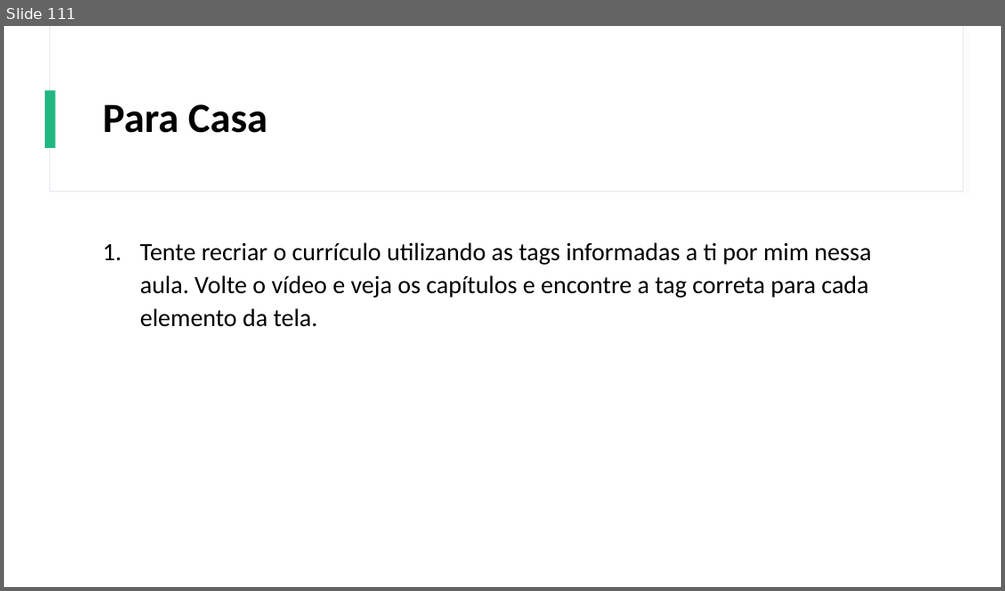
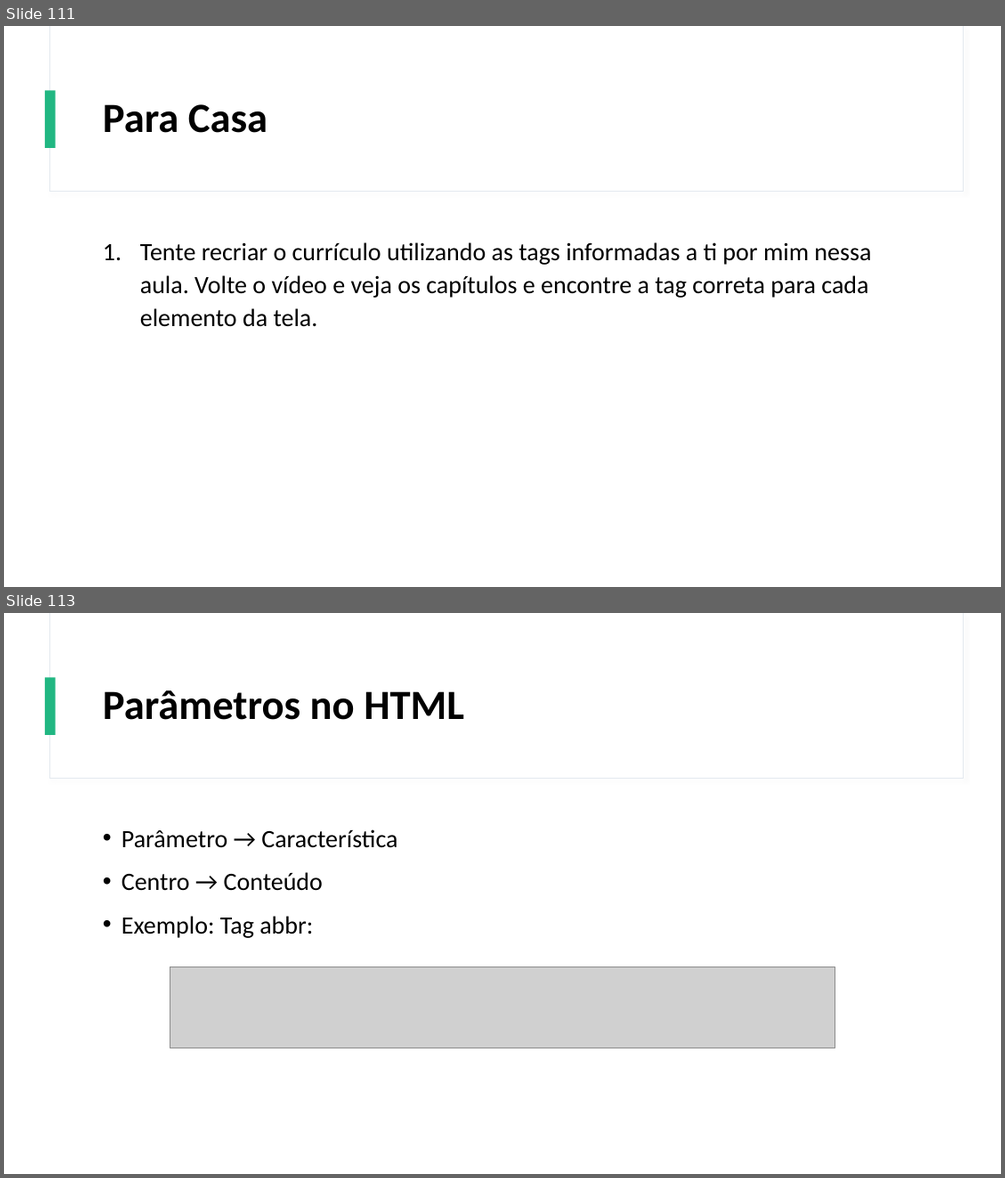
Before and after one commit to Gustavo6401/CursoHTMLCSS, a slide deck: Power Point/Curso de HTML e CSS.pptx. Shown one above the other, each under a label of ours: slide 111 before the commit, slides 111 and 113 after it; the slides between them are not shown. The pictures are 1005x591 and 1005x1178 pixels, drawn with LibreOffice and Linux fonts; fonts in the diff are those of the drawing; grey boxes stand for pictures. Boxes give left, top, right and bottom in pixels: in the first picture for what was removed or moved away, otherwise in the second. Text is boxed around its words. In the diff, an @@ line names an element or a change of style, - is before the commit and + after.

Commit message:
Preparada a aula sobre Parâmetros no HTML.

```diff
--- a/Power Point/Curso de HTML e CSS.pptx
+++ b/Power Point/Curso de HTML e CSS.pptx
@@ slide 113 added at (4,613,1001,1174), background #FFFFFF; not listed: 3 template elements that a slide beside it also shows @@
@@ title added at (103,690,464,720), 40 pt, text #000000, bold @@
+Parâmetros no HTML
@@ text added at (121,829,397,938), 24 pt, text #000000 @@
+• Parâmetro → Característica
+• Centro → Conteúdo
+• Exemplo: Tag abbr:
@@ picture added at (170,966,834,1048) @@
```
Also in this commit, not shown: 6 other slides added, 2 other files.
